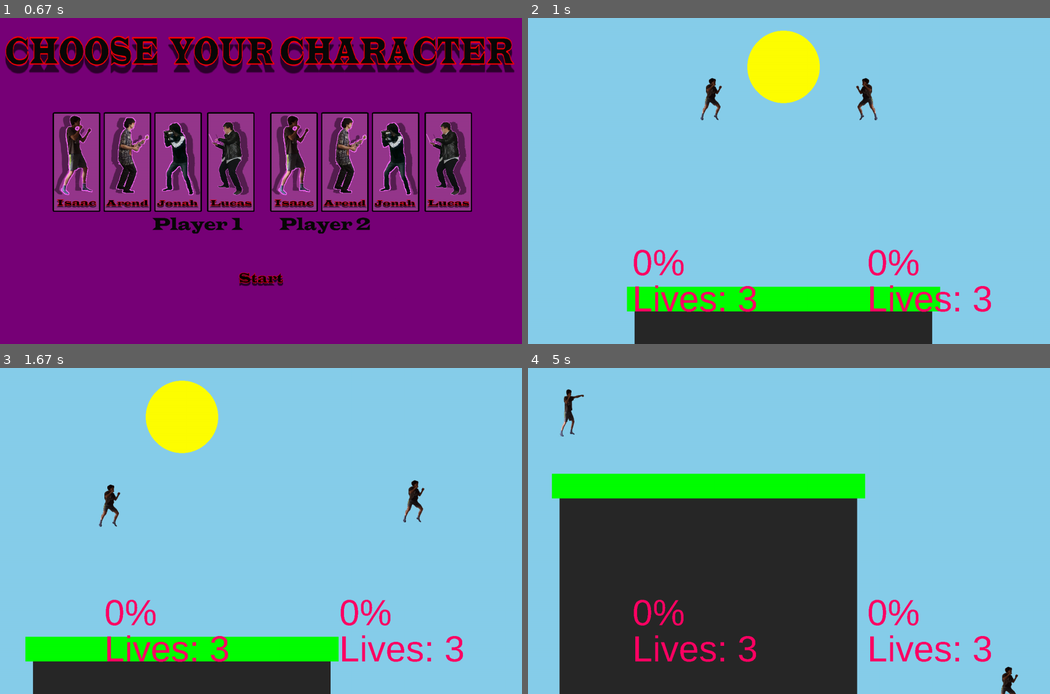
Above: before the commit, frames 1-4 (two rows, left to right).
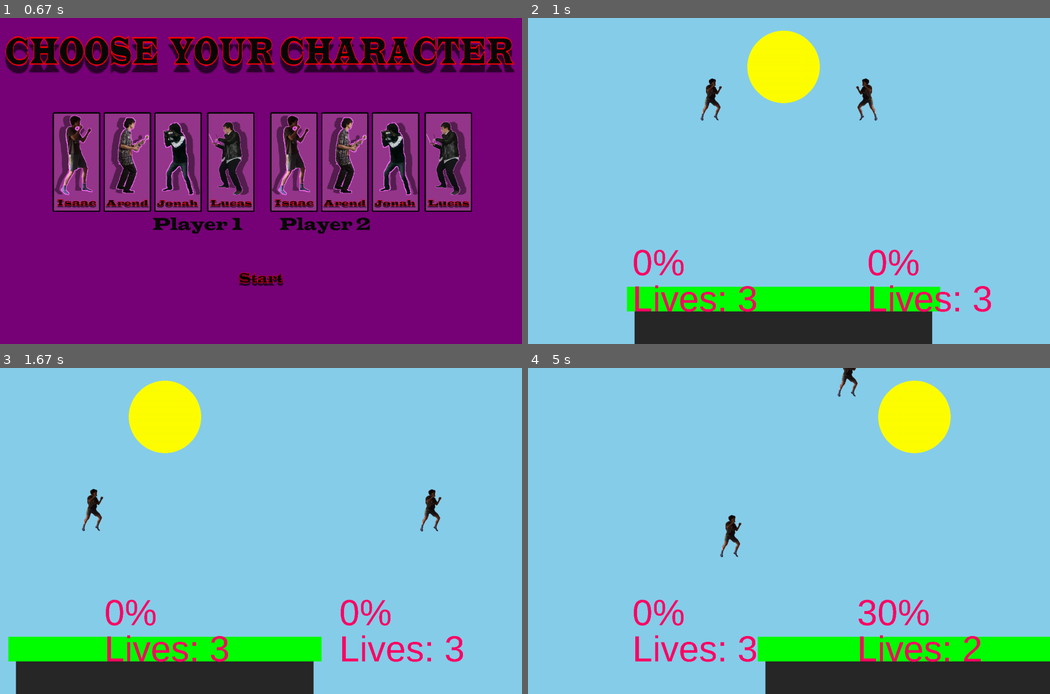
Above: after the commit, the same moments.

Repository: Isaac-Muscat/Pygame-Smash-Bros-Platformer
Game: pygame game, started from src/main.py
Same seed, same stepped clock (60 frames per second), same inputs: the game is played once before the commit and once after it.
Inputs (mouse positions are in pixels of both pictures, inside the frame that each line leads up to):
- Up to frame 1 (0.67 s): press the mouse at (261, 278) at 0.37 s; move the mouse to (177, 203) at 0.47 s; release the mouse at (99, 132) at 0.6 s
- Up to frame 2 (1 s): press the mouse at (789, 278) at 0.7 s; move the mouse to (695, 275) at 0.8 s; release the mouse at (606, 275) at 0.93 s
- Up to frame 3 (1.67 s): hold Right 1-1.47 s; move the mouse to (302, 599) at 1.03 s; hold Up from 1.5 s (still down); hold W from 1.5 s (still down)
- Up to frame 4 (5 s): release Up at 1.8 s; release W at 1.8 s; hold Right 1.83-2.3 s; hold D 1.83-2.3 s; hold Left 2.33-2.87 s; hold A 2.33-2.87 s; tap F at 3.23, 3.63, 3.93, 4.07, 4.47, 4.77 s; hold Left 3.57-3.97 s; hold A 3.57-3.97 s; hold Up 4-4.37 s; hold W 4-4.37 s; hold Right from 4.4 s (still down); hold D from 4.4 s (still down)

Frame 1 is identical in both runs. In frame 2, 0.1% of the frame differs, in the area x 33-67%, y 18-32%; in frame 3, 3.6%; in frame 4, 46%, in the area x 4-100%, y 0-100%.

Commit message:
Balance changes

Diff:
--- a/src/gameobjects/players/arend.py
+++ b/src/gameobjects/players/arend.py
@@ -35,11 +35,11 @@
                 self.attack_collider = self.get_normal_attack()
 
             if key == self.key_bindings['heavy'] and self.frames_in_tumble == 0 and self.attack_collider is None:
-                offset_1 = vec.Vector2(0, -self.collider.height * 0.3)
-                offset_2 = vec.Vector2(1.8 * self.collider.width, +self.collider.height * 0.1)
+                offset_1 = vec.Vector2(-20, -self.collider.height * 0.3)
+                offset_2 = vec.Vector2(2 * self.collider.width, +self.collider.height * 0.1)
                 self.attack_collider = a.OrbAttack(self.collider.center.x, self.collider.center.y, local_p1=offset_1,
-                                                    local_p2=offset_2, velocity=self.direction_facing*s.FPS/2,
-                                                   percent_damage=0.03, stun_duration=s.FPS*0.05, knockback_force=4)
+                                                    local_p2=offset_2, velocity=self.direction_facing*s.FPS*0.6,
+                                                   percent_damage=0.03, stun_duration=s.FPS*0.05, knockback_force=5)
 
         if keys[self.key_bindings['left']] and self.velocity.x > -self.max_runspeed and self.frames_in_tumble == 0 and self.attack_collider is None:
             if self.velocity.x > 0 and self.grounded_on:
@@ -61,7 +61,7 @@
         offset_1 = vec.Vector2(0, -self.collider.height*0.5)
         offset_2 = vec.Vector2(3*self.collider.width, -self.collider.height*0.1)
         return a.NormalAttack(self.collider.center.x, self.collider.center.y, local_p1=offset_1, local_p2=offset_2,
-                              knockback_force=6, knockback_direction=vec.Vector2(1,-1))
+                              knockback_force=7, knockback_direction=vec.Vector2(1,-1))
 
     # Put all logic for normal attacks here like tilt and arial attacks
     def get_normal_attack(self):
--- a/src/gameobjects/players/isaac.py
+++ b/src/gameobjects/players/isaac.py
@@ -9,8 +9,8 @@
         settings['width']=30
         settings['height']=100
         settings['run_force'] = vec.Vector2(0.5, 0)
-        settings['max_runspeed'] = 1
-        settings['jumps'] = 3
+        settings['max_runspeed'] = 1.4
+        settings['jumps'] = 4
         super().__init__(x, y, key_bindings, **settings)
         self.sprites = {'jump':pygame.image.load("gameobjects/players/sprites/Isaac/I_jump.png"),
                         'walk':[pygame.image.load("gameobjects/players/sprites/Isaac/I_walk.png"), pygame.image.load("gameobjects/players/sprites/Isaac/I_stand.png")],
@@ -55,10 +55,10 @@
 
     def get_forward_tilt_attack(self):
         offset_1 = vec.Vector2(0, -self.collider.height*0.7)
-        offset_2 = vec.Vector2(2*self.collider.width, -self.collider.height*0.1)
+        offset_2 = vec.Vector2(3*self.collider.width, -self.collider.height*0.1)
         return a.NormalAttack(self.collider.center.x, self.collider.center.y, local_p1=offset_1, local_p2=offset_2,
-                              knockback_force=5, knockback_direction=vec.Vector2(1, -1.5),
-                              peri_lag=s.FPS*0.3, post_lag=s.FPS*0.1)
+                              knockback_force=7, knockback_direction=vec.Vector2(1, -1.5),
+                              peri_lag=s.FPS*0.3, post_lag=0, percent_damage=0.15)
 
     # Put all logic for normal attacks here like tilt and arial attacks
     def get_normal_attack(self):
--- a/src/gameobjects/players/player.py
+++ b/src/gameobjects/players/player.py
@@ -15,7 +15,7 @@
         self.max_runspeed = settings.get('max_runspeed', 0.8)
         self.gravity_coef = settings.get('gravity_coef', 0.22)
         self.friction_coef = settings.get('friction_coef', 0.05)
-        self.drag_coef = settings.get('drag_coef', 0.3)
+        self.drag_coef = settings.get('drag_coef', 0.1)
         self.jump_force = settings.get('jump_force', Vector2(0, -10))
         self.run_force = settings.get('run_force', Vector2(0.3, 0))
         self.jumps = settings.get('jumps', 4)
@@ -60,7 +60,7 @@
             self.frames_in_tumble -= time * s.FPS / 1000
             self.frames_in_tumble = vec.clamp(self.frames_in_tumble, 0, 100000)
 
-        if self.position.y > 1400:
+        if self.position.y > 1400 or self.position.y < -300 or -300>self.position.x or self.position.x>2400:
             self.position.x = (1000)
             self.position.y = (400)
             self.lives += -1
--- a/src/scenes.py
+++ b/src/scenes.py
@@ -211,7 +211,6 @@
                     player_2.frames_in_tumble = player.attack_collider.stun_duration+s.FPS*player_2.damage_percentage/2
                     attack.set_active(False)
                     # Move attacking player to end of list for drawing overtop other player
-                    self.players.append(self.players.pop(self.players.index(player)))
 
             # Handle obstacle collision
             for obstacle in self.obstacles:
@@ -256,6 +255,16 @@
         self.buffer.fill(s.SKYBLUE)
         self.sun.draw_collider(self.buffer, s.YELLOW)
 
+
+
+        # Uncomment for Blue and red id bars
+        '''pygame.draw.rect(self.buffer, s.RED,
+            pygame.Rect(self.players[0].collider.p1.x, self.players[0].collider.p1.y-20,
+                        75, 10))
+        pygame.draw.rect(self.buffer, s.BLUE,
+                         pygame.Rect(self.players[1].collider.p1.x, self.players[1].collider.p1.y-20,
+                        75, 10))#'''
+
         # Display physics objects
         for obstacle in self.obstacles:
             obstacle.draw_collider(self.buffer)
